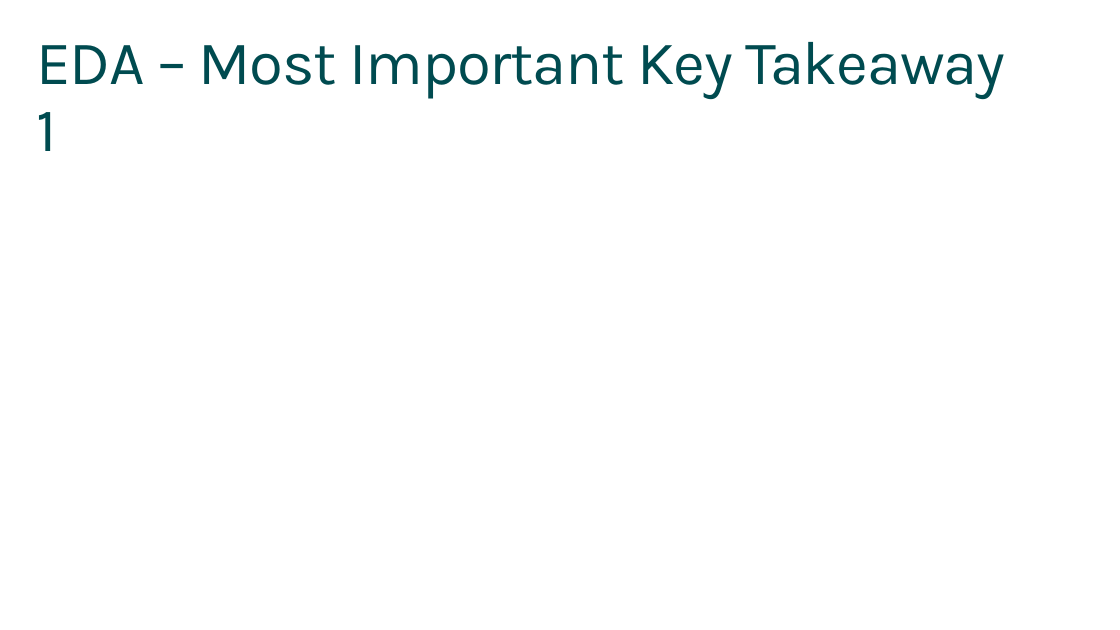
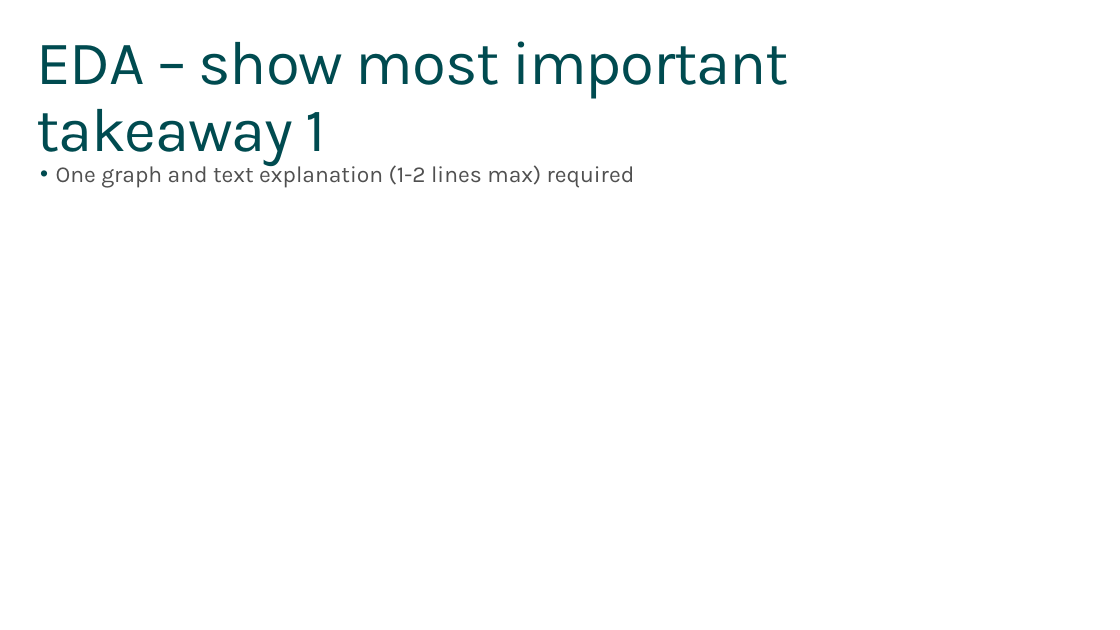
Before and after one commit to sourabh080892/capstone_KCL, a slide deck: slide 4 of code/Final Presentation v1.pptx. Drawn at 1120x630 pixels with LibreOffice and Linux fonts; fonts in the diff are those of the drawing. Boxes give left, top, right and bottom in pixels: in the first picture for what was removed or moved away, otherwise in the second. Text is boxed around its words. In the diff, an @@ line names an element or a change of style, - is before the commit and + after.

```diff
--- a/code/Final Presentation v1.pptx
+++ b/code/Final Presentation v1.pptx
@@ text at [36,41,789,166]: text changed @@
-EDA – Most Important Key Takeaway 1
+EDA – show most important takeaway 1
@@ text added at [56,162,635,188], 20 pt, text #505050 @@
+• One graph and text explanation (1-2 lines max) required
```
Also in this commit, not shown: 8 other slides changed, 2 slides added, 2 slides removed.
